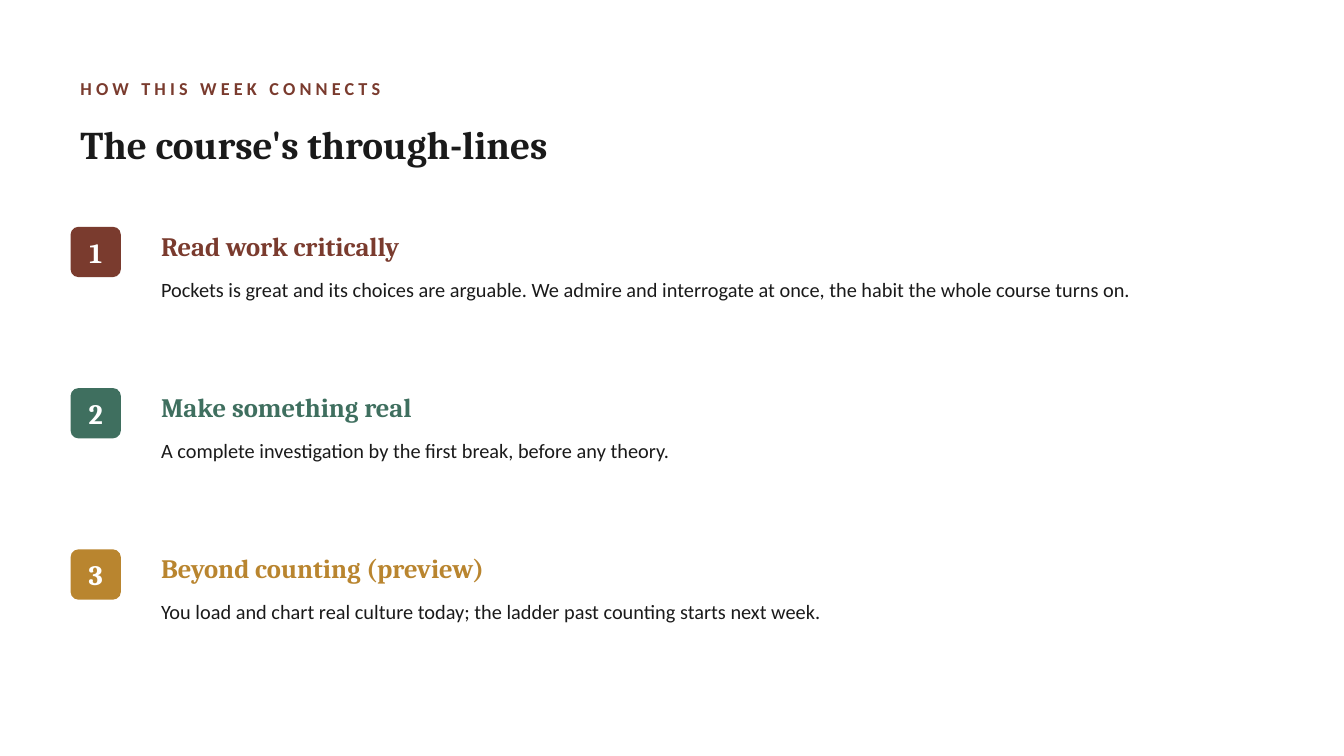
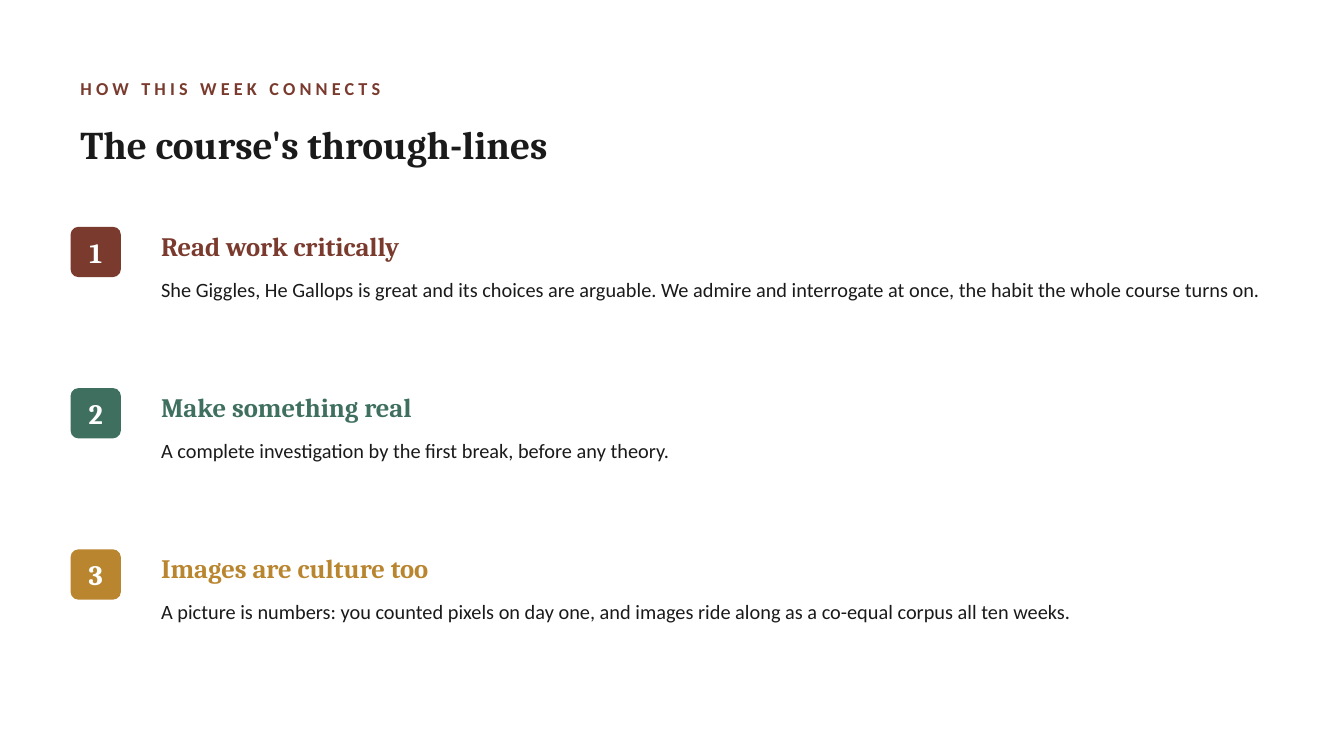
Before and after one commit to lucianli123/culture-as-data-2026, a slide deck: slide 7 of slides/pptx/week-01.pptx. Drawn at 1344x756 pixels with LibreOffice and Linux fonts; fonts in the diff are those of the drawing. Boxes give left, top, right and bottom in pixels: in the first picture for what was removed or moved away, otherwise in the second. Text is boxed around its words. In the diff, an @@ line names an element or a change of style, - is before the commit and + after.

```diff
--- a/slides/pptx/week-01.pptx
+++ b/slides/pptx/week-01.pptx
@@ text at (x1=161, y1=283, x2=1259, y2=301): text changed @@
-Pockets is great and its choices are arguable. We admire and interrogate at once, the habit the whole course turns on.
+She Giggles, He Gallops is great and its choices are arguable. We admire and interrogate at once, the habit the whole course turns on.
@@ text at (x1=161, y1=559, x2=428, y2=584): text changed @@
-Beyond counting (preview)
+Images are culture too
@@ text at (x1=161, y1=605, x2=1070, y2=623): text changed @@
-You load and chart real culture today; the ladder past counting starts next week.
+A picture is numbers: you counted pixels on day one, and images ride along as a co-equal corpus all ten weeks.
```
Also in this commit, not shown: 3 other slides changed, 50 other files.
